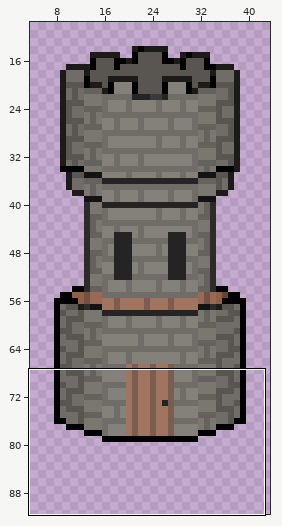
Edited in one commit: sprite sheet (DigAndDefend/Assets/Niels/Sprites/Tower.png). The first picture is a wide view before the edit; the outline marks the close-up.
Close-up. Before the edit:
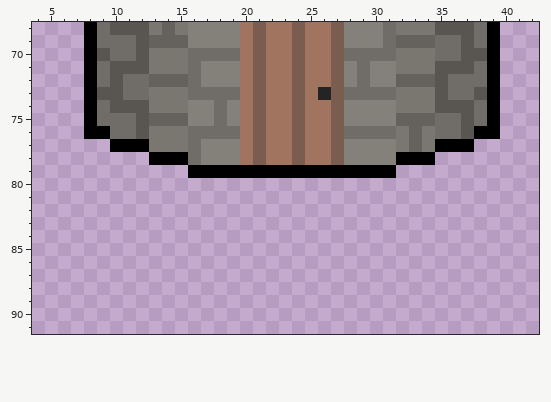
The file is 48x136 pixels. Colours within 5 levels of each other are drawn and written as one. Shown: x 4..42, y 68..91. The wide view leaves out empty margins.
Once edited:
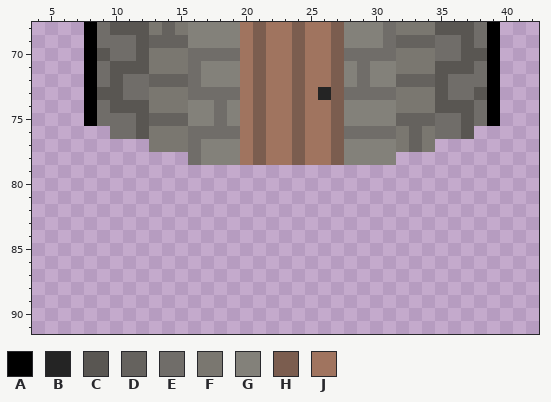
Palette (. is transparent): A #000000  B #242424  C #595652  D #65625e  E #706d69  F #7a7770  G #83817a  H #7b5d4f  J #a0745f
The exact change:
y 76: x 8..9 AA -> ..; x 38..39 AA -> ..
y 77: x 10..12 AAA -> ...; x 35..37 AAA -> ...
y 78: x 13..15 AAA -> ...; x 32..34 AAA -> ...
y 79: x 16..31 AAAAAAAAAAAAAAAA -> ................
